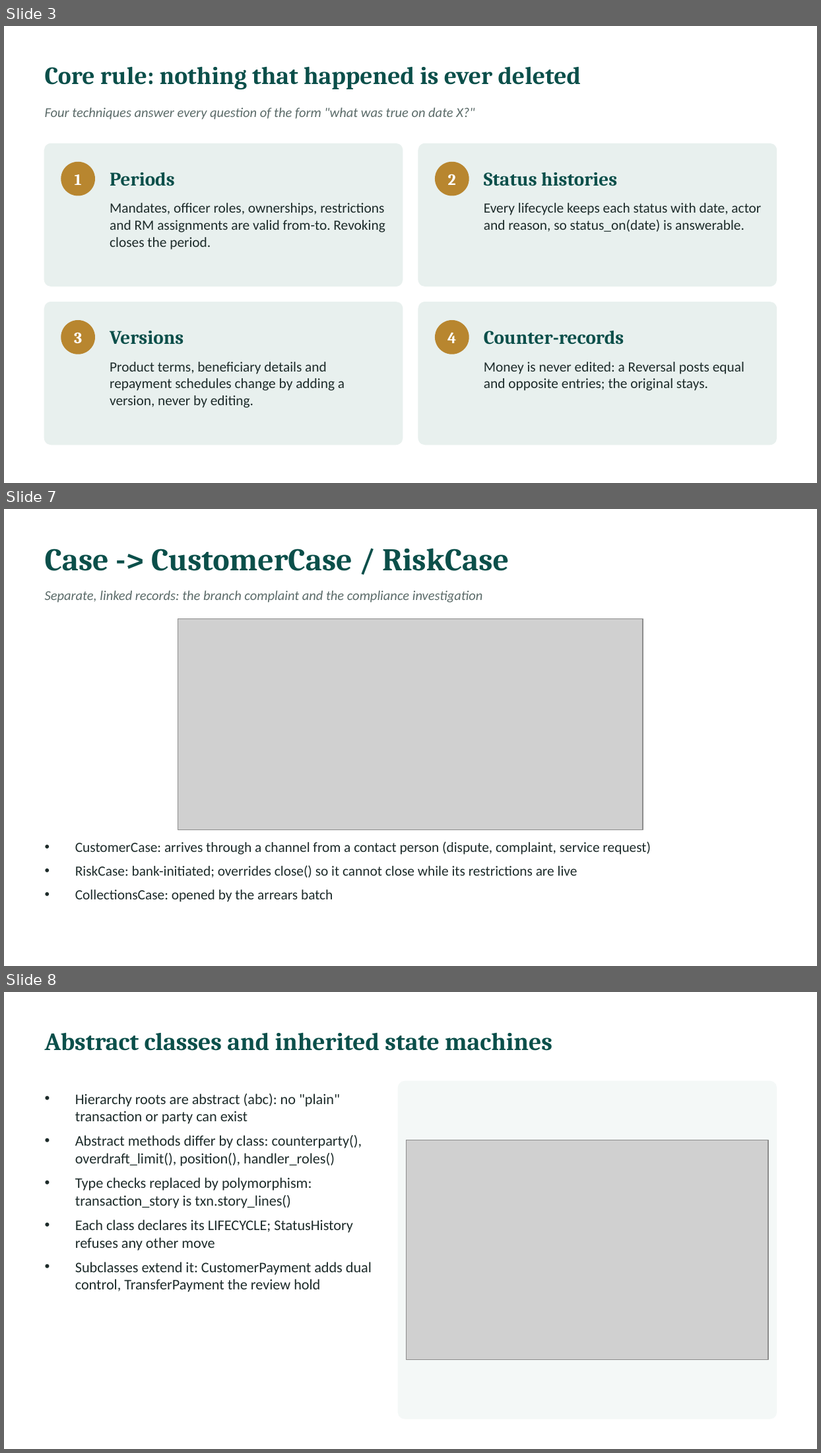
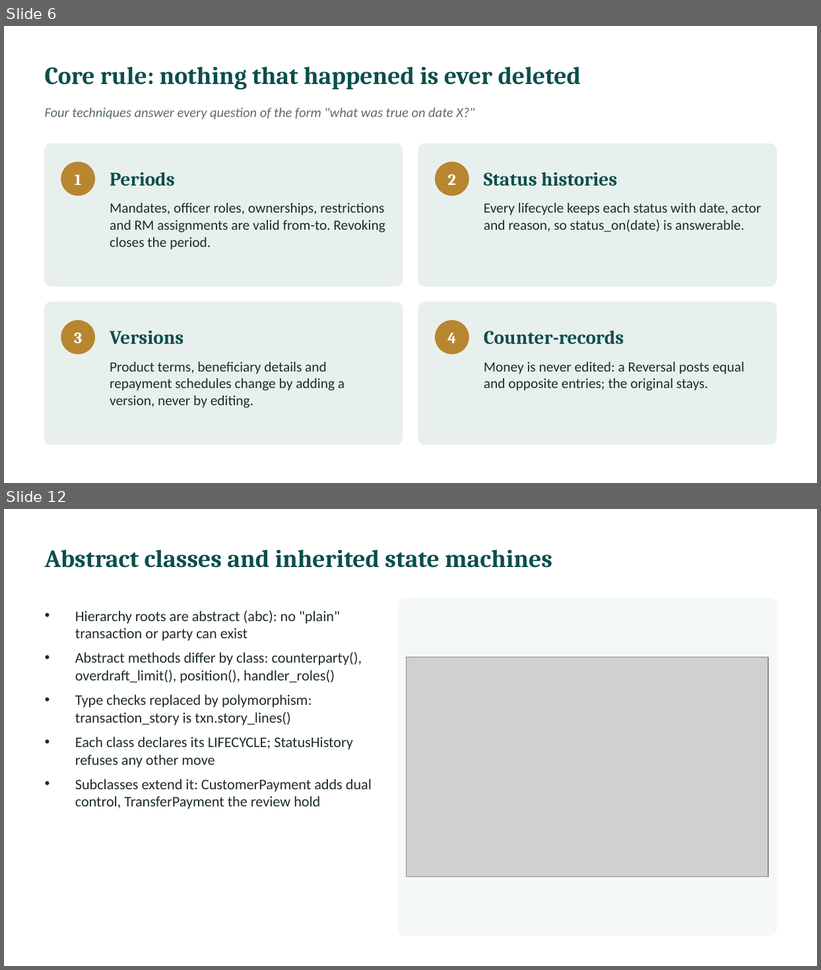
Before and after one commit to l255668-hash/commercial-banking, a slide deck: docs/Viva_Presentation.pptx. Shown one above the other, each under a label of ours: slides 3, 7 and 8 before the commit, slides 6 and 12 after it; the slides between them are not shown. The pictures are 821x1453 and 821x970 pixels, drawn with LibreOffice and Linux fonts; fonts in the diff are those of the drawing; grey boxes stand for pictures. Boxes give left, top, right and bottom in pixels: in the first picture for what was removed or moved away, otherwise in the second. Text is boxed around its words. In the diff, an @@ line names an element or a change of style, - is before the commit and + after.

```diff
--- a/docs/Viva_Presentation.pptx
+++ b/docs/Viva_Presentation.pptx
@@ slide 7 removed at box(4, 509, 817, 966), background #FFFFFF @@
@@ text removed at box(45, 548, 509, 571) @@
-Case -> CustomerCase / RiskCase
@@ text removed at box(45, 590, 483, 603) @@
-Separate, linked records: the branch complaint and the compliance investigation
@@ picture removed at box(178, 619, 643, 830) @@
@@ text removed at box(75, 842, 651, 902) @@
-• CustomerCase: arrives through a channel from a contact person (dispute, complaint, service request)
-• RiskCase: bank-initiated; overrides close() so it cannot close while its restrictions are live
-• CollectionsCase: opened by the arrears batch
@@ what was slide 3 is now slide 6 @@
@@ what was slide 8 is now slide 12 @@
```
Also in this commit, not shown: 3 slides changed, 8 slides added, 2 other slides removed, 6 other files.
